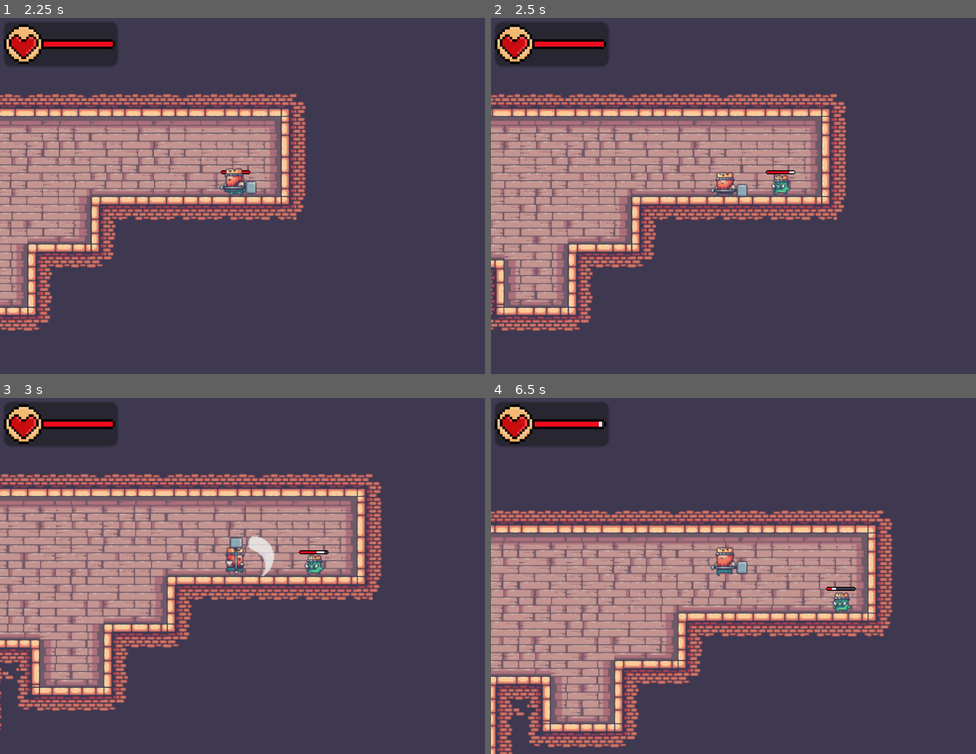
Above: before the commit, frames 1-4 (two rows, left to right).
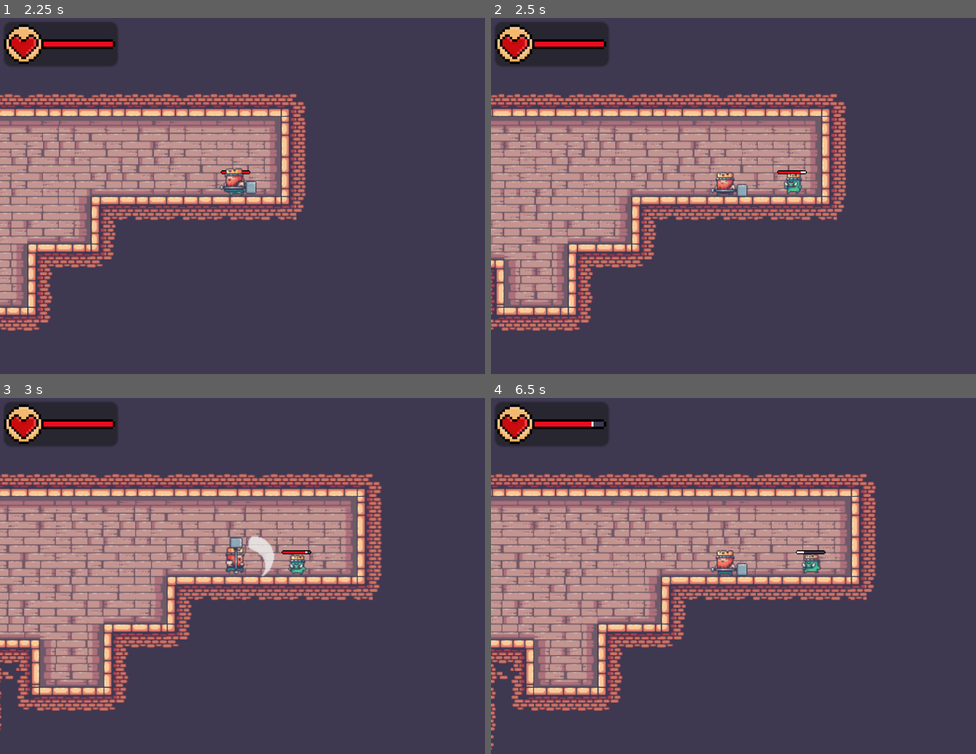
Above: after the commit, the same moments.

Repository: YasserHage/kings_and_pigs
Game: Godot game, scene res://game/maps/main/world.tscn
Same seed, same stepped clock (60 frames per second), same inputs: the game is played once before the commit and once after it.
Inputs (mouse positions are in pixels of both pictures, inside the frame that each line leads up to):
- Up to frame 1 (2.25 s): tap Enter at 0.5 s; move the mouse to (349, 178) at 0.52 s; press the mouse at (349, 178) at 0.53 s; hold Right (ui_right) 0.53-2.03 s; tap Space (jump) at 0.77, 1.52 s; move the mouse to (145, 213) at 1.27 s; release the mouse at (145, 213) at 1.28 s; click (145, 213) at 1.35 s; move the mouse to (291, 117) at 2.02 s; press the mouse at (291, 117) at 2.03 s; hold Left (ui_left) from 2.03 s (still down)
- Up to frame 2 (2.5 s): keep holding Left (ui_left)
- Up to frame 3 (3 s): move the mouse to (218, 647) at 2.77 s; release Left (ui_left) at 2.78 s; release the mouse at (218, 647) at 2.78 s; hold Right (ui_right) from 2.78 s (still down); click (218, 647) at 2.85 s
- Up to frame 4 (6.5 s): tap Space (jump) at 3.02, 3.77, 4.52, 6.02 s; move the mouse to (879, 629) at 3.52 s; press the mouse at (879, 629) at 3.53 s; move the mouse to (588, 522) at 4.27 s; release Right (ui_right) at 4.28 s; release the mouse at (588, 522) at 4.28 s; hold Left (ui_left) 4.28-5.03 s; click (588, 522) at 4.35 s; move the mouse to (757, 576) at 5.02 s; press the mouse at (757, 576) at 5.03 s; hold Right (ui_right) 5.03-5.78 s; move the mouse to (660, 487) at 5.77 s; release the mouse at (660, 487) at 5.78 s; hold Left (ui_left) from 5.78 s (still down); click (660, 487) at 5.85 s

Frame 1 is identical in both runs. In frame 2, 0.4% of the frame differs, in the area x 56-66%, y 42-50%; in frame 3, 0.4%; in frame 4, 38%, in the area x 0-83%, y 6-100%.

Commit message:
Hit animations and status

Diff:
--- /dev/null
+++ b/game/characters/enemies/king_pig/hit.gd
@@ -0,0 +1,18 @@
+extends CharacterState
+
+@export
+var hurt_box: HurtBoxComponent
+@export
+var chase_state: State
+
+func enter() -> void:
+	hurt_box.monitoring = false
+	super()
+
+func processFrame(delta: float) -> State:
+	if !parent.animations.is_playing():
+		return chase_state
+	return null
+
+func exit() -> void:
+	hurt_box.monitoring = true
--- a/game/characters/enemies/king_pig/king_pig.tscn
+++ b/game/characters/enemies/king_pig/king_pig.tscn
@@ -13,6 +13,8 @@
 [ext_resource type="Script" path="res://game/common/components/hurtbox_component.gd" id="7_mmakf"]
 [ext_resource type="Script" path="res://game/common/components/hitbox_component.gd" id="8_evr8b"]
 [ext_resource type="Script" path="res://game/characters/enemies/king_pig/scripts/chase.gd" id="8_fgqie"]
+[ext_resource type="Texture2D" uid="uid://d1mg21yed73j8" path="res://assets/characters/enemies/king_pig/hit_sprite.png" id="8_rprdy"]
+[ext_resource type="Script" path="res://game/characters/enemies/king_pig/hit.gd" id="15_t1u4g"]
 
 [sub_resource type="RectangleShape2D" id="RectangleShape2D_276l7"]
 size = Vector2(14, 20)
@@ -202,6 +204,42 @@
 "transitions": PackedFloat32Array(1),
 "update": 1,
 "values": [0]
+}
+tracks/15/type = "value"
+tracks/15/imported = false
+tracks/15/enabled = true
+tracks/15/path = NodePath("SpriteController/HitSprite:frame")
+tracks/15/interp = 1
+tracks/15/loop_wrap = true
+tracks/15/keys = {
+"times": PackedFloat32Array(0),
+"transitions": PackedFloat32Array(1),
+"update": 1,
+"values": [0]
+}
+tracks/16/type = "value"
+tracks/16/imported = false
+tracks/16/enabled = true
+tracks/16/path = NodePath("SpriteController/HitSprite:offset")
+tracks/16/interp = 1
+tracks/16/loop_wrap = true
+tracks/16/keys = {
+"times": PackedFloat32Array(0),
+"transitions": PackedFloat32Array(1),
+"update": 0,
+"values": [Vector2(0, 0)]
+}
+tracks/17/type = "value"
+tracks/17/imported = false
+tracks/17/enabled = true
+tracks/17/path = NodePath("SpriteController/HitSprite:flip_h")
+tracks/17/interp = 1
+tracks/17/loop_wrap = true
+tracks/17/keys = {
+"times": PackedFloat32Array(0),
+"transitions": PackedFloat32Array(1),
+"update": 1,
+"values": [false]
 }
 
 [sub_resource type="Animation" id="Animation_7q611"]
@@ -730,11 +768,93 @@
 "values": [Vector2(55, -38)]
 }
 
+[sub_resource type="Animation" id="Animation_oiryr"]
+resource_name = "hit_right"
+length = 0.3
+tracks/0/type = "value"
+tracks/0/imported = false
+tracks/0/enabled = true
+tracks/0/path = NodePath("SpriteController/HitSprite:frame")
+tracks/0/interp = 1
+tracks/0/loop_wrap = true
+tracks/0/keys = {
+"times": PackedFloat32Array(0, 0.2),
+"transitions": PackedFloat32Array(1, 1),
+"update": 1,
+"values": [0, 1]
+}
+tracks/1/type = "value"
+tracks/1/imported = false
+tracks/1/enabled = true
+tracks/1/path = NodePath("SpriteController/HitSprite:offset")
+tracks/1/interp = 1
+tracks/1/loop_wrap = true
+tracks/1/keys = {
+"times": PackedFloat32Array(0),
+"transitions": PackedFloat32Array(1),
+"update": 0,
+"values": [Vector2(2, 0)]
+}
+tracks/2/type = "value"
+tracks/2/imported = false
+tracks/2/enabled = true
+tracks/2/path = NodePath("SpriteController/HitSprite:flip_h")
+tracks/2/interp = 1
+tracks/2/loop_wrap = true
+tracks/2/keys = {
+"times": PackedFloat32Array(0),
+"transitions": PackedFloat32Array(1),
+"update": 1,
+"values": [true]
+}
+
+[sub_resource type="Animation" id="Animation_lgtwn"]
+resource_name = "hit_left"
+length = 0.5
+tracks/0/type = "value"
+tracks/0/imported = false
+tracks/0/enabled = true
+tracks/0/path = NodePath("SpriteController/HitSprite:frame")
+tracks/0/interp = 1
+tracks/0/loop_wrap = true
+tracks/0/keys = {
+"times": PackedFloat32Array(0, 0.3),
+"transitions": PackedFloat32Array(1, 1),
+"update": 1,
+"values": [0, 1]
+}
+tracks/1/type = "value"
+tracks/1/imported = false
+tracks/1/enabled = true
+tracks/1/path = NodePath("SpriteController/HitSprite:offset")
+tracks/1/interp = 1
+tracks/1/loop_wrap = true
+tracks/1/keys = {
+"times": PackedFloat32Array(0),
+"transitions": PackedFloat32Array(1),
+"update": 0,
+"values": [Vector2(0, 0)]
+}
+tracks/2/type = "value"
+tracks/2/imported = false
+tracks/2/enabled = true
+tracks/2/path = NodePath("SpriteController/HitSprite:flip_h")
+tracks/2/interp = 1
+tracks/2/loop_wrap = true
+tracks/2/keys = {
+"times": PackedFloat32Array(0),
+"transitions": PackedFloat32Array(1),
+"update": 1,
+"values": [false]
+}
+
 [sub_resource type="AnimationLibrary" id="AnimationLibrary_t4hkd"]
 _data = {
 "RESET": SubResource("Animation_w0ccw"),
 "attack_left": SubResource("Animation_7q611"),
 "attack_right": SubResource("Animation_2ohat"),
+"hit_left": SubResource("Animation_lgtwn"),
+"hit_right": SubResource("Animation_oiryr"),
 "idle_left": SubResource("Animation_l1jaj"),
 "idle_right": SubResource("Animation_gshle"),
 "run_left": SubResource("Animation_76442"),
@@ -749,13 +869,14 @@
 [sub_resource type="CapsuleShape2D" id="CapsuleShape2D_eyhab"]
 radius = 5.42857
 
-[node name="KingPig" type="CharacterBody2D" node_paths=PackedStringArray("animations", "state_machine")]
+[node name="KingPig" type="CharacterBody2D" node_paths=PackedStringArray("animations", "state_machine", "hit_state")]
 collision_layer = 4
 collision_mask = 33
 script = ExtResource("1_kerpc")
 speed = 60
 animations = NodePath("AnimationPlayer")
 state_machine = NodePath("StateMachine")
+hit_state = NodePath("StateMachine/Hit")
 
 [node name="HealthBarComponent" parent="." instance=ExtResource("3_slv64")]
 offset_left = -15.0
@@ -783,8 +904,13 @@
 hframes = 6
 
 [node name="AttackSprite" type="Sprite2D" parent="SpriteController"]
+visible = false
 texture = ExtResource("5_t67ft")
 hframes = 5
+
+[node name="HitSprite" type="Sprite2D" parent="SpriteController"]
+texture = ExtResource("8_rprdy")
+hframes = 2
 
 [node name="HurtBoxComponent" type="Area2D" parent="."]
 collision_layer = 0
@@ -801,7 +927,7 @@
 collision_mask = 0
 script = ExtResource("8_evr8b")
 damage = 10
-knockback_power = 50
+knockback_power = 5
 
 [node name="CollisionShape2D" type="CollisionShape2D" parent="HitBoxComponent"]
 position = Vector2(-14, -16)
@@ -867,6 +993,14 @@
 
 [node name="AttackCooldown" type="Timer" parent="StateMachine/Chase"]
 
+[node name="Hit" type="Node" parent="StateMachine" node_paths=PackedStringArray("hurt_box", "chase_state", "sprite")]
+script = ExtResource("15_t1u4g")
+hurt_box = NodePath("../../HurtBoxComponent")
+chase_state = NodePath("../Chase")
+animation_name = "hit"
+direction = "right"
+sprite = NodePath("../../SpriteController/HitSprite")
+
 [connection signal="health_updated" from="HealthComponent" to="HealthBarComponent" method="update_health"]
 [connection signal="max_health_updated" from="HealthComponent" to="HealthBarComponent" method="update_max_health"]
 [connection signal="hurt_box_hit" from="HurtBoxComponent" to="." method="_on_hurt_box_hit"]
--- a/game/characters/enemies/king_pig/scripts/chase.gd
+++ b/game/characters/enemies/king_pig/scripts/chase.gd
@@ -18,6 +18,7 @@
 var stopChase = false
 
 func enter() -> void:
+	stopChase = false
 	isAttacking = false
 	super()
 
--- /dev/null
+++ b/game/characters/players/king/hit.gd
@@ -0,0 +1,18 @@
+extends CharacterState
+
+@export
+var hurt_box: HurtBoxComponent
+@export
+var idle_state: State
+
+func enter() -> void:
+	hurt_box.monitoring = false
+	super()
+
+func processFrame(delta: float) -> State:
+	if !parent.animations.is_playing():
+		return idle_state
+	return null
+
+func exit() -> void:
+	hurt_box.monitoring = true
--- a/game/characters/players/king/king.tscn
+++ b/game/characters/players/king/king.tscn
@@ -11,9 +11,11 @@
 [ext_resource type="Texture2D" uid="uid://cr8g3ad7fem2i" path="res://assets/characters/players/king/king_attack_sprite.png" id="7_ef28f"]
 [ext_resource type="Script" path="res://game/common/states/state_machine.gd" id="8_5gh6x"]
 [ext_resource type="Script" path="res://game/common/components/health_component.gd" id="8_jd3bn"]
+[ext_resource type="Texture2D" uid="uid://1pq2pthatex7" path="res://assets/characters/players/king/hit_sprite.png" id="8_r2gyx"]
 [ext_resource type="Script" path="res://game/characters/players/king/scripts/Jump.gd" id="9_86cde"]
 [ext_resource type="Script" path="res://game/common/components/hurtbox_component.gd" id="9_bpi7f"]
 [ext_resource type="Script" path="res://game/common/components/hitbox_component.gd" id="9_vgpw8"]
+[ext_resource type="Script" path="res://game/characters/players/king/hit.gd" id="16_04kql"]
 
 [sub_resource type="Animation" id="Animation_ogaut"]
 length = 0.001
@@ -220,6 +222,42 @@
 "transitions": PackedFloat32Array(1),
 "update": 1,
 "values": [0]
+}
+tracks/17/type = "value"
+tracks/17/imported = false
+tracks/17/enabled = true
+tracks/17/path = NodePath("SpriteController/HitSprite:frame")
+tracks/17/interp = 1
+tracks/17/loop_wrap = true
+tracks/17/keys = {
+"times": PackedFloat32Array(0),
+"transitions": PackedFloat32Array(1),
+"update": 1,
+"values": [1]
+}
+tracks/18/type = "value"
+tracks/18/imported = false
+tracks/18/enabled = true
+tracks/18/path = NodePath("SpriteController/HitSprite:flip_h")
+tracks/18/interp = 1
+tracks/18/loop_wrap = true
+tracks/18/keys = {
+"times": PackedFloat32Array(0),
+"transitions": PackedFloat32Array(1),
+"update": 1,
+"values": [false]
+}
+tracks/19/type = "value"
+tracks/19/imported = false
+tracks/19/enabled = true
+tracks/19/path = NodePath("SpriteController/HitSprite:offset")
+tracks/19/interp = 1
+tracks/19/loop_wrap = true
+tracks/19/keys = {
+"times": PackedFloat32Array(0),
+"transitions": PackedFloat32Array(1),
+"update": 0,
+"values": [Vector2(0, 0)]
 }
 
 [sub_resource type="Animation" id="Animation_gyjue"]
@@ -454,6 +492,86 @@
 "values": [Vector2(0, 0)]
 }
 
+[sub_resource type="Animation" id="Animation_d68kx"]
+resource_name = "hit_left"
+length = 0.3
+tracks/0/type = "value"
+tracks/0/imported = false
+tracks/0/enabled = true
+tracks/0/path = NodePath("SpriteController/HitSprite:frame")
+tracks/0/interp = 1
+tracks/0/loop_wrap = true
+tracks/0/keys = {
+"times": PackedFloat32Array(0, 0.2),
+"transitions": PackedFloat32Array(1, 1),
+"update": 1,
+"values": [0, 1]
+}
+tracks/1/type = "value"
+tracks/1/imported = false
+tracks/1/enabled = true
+tracks/1/path = NodePath("SpriteController/HitSprite:flip_h")
+tracks/1/interp = 1
+tracks/1/loop_wrap = true
+tracks/1/keys = {
+"times": PackedFloat32Array(0),
+"transitions": PackedFloat32Array(1),
+"update": 1,
+"values": [true]
+}
+tracks/2/type = "value"
+tracks/2/imported = false
+tracks/2/enabled = true
+tracks/2/path = NodePath("SpriteController/HitSprite:offset")
+tracks/2/interp = 1
+tracks/2/loop_wrap = true
+tracks/2/keys = {
+"times": PackedFloat32Array(0),
+"transitions": PackedFloat32Array(1),
+"update": 0,
+"values": [Vector2(-16, 0)]
+}
+
+[sub_resource type="Animation" id="Animation_xu8gj"]
+resource_name = "hit_right"
+length = 0.3
+tracks/0/type = "value"
+tracks/0/imported = false
+tracks/0/enabled = true
+tracks/0/path = NodePath("SpriteController/HitSprite:frame")
+tracks/0/interp = 1
+tracks/0/loop_wrap = true
+tracks/0/keys = {
+"times": PackedFloat32Array(0, 0.2),
+"transitions": PackedFloat32Array(1, 1),
+"update": 1,
+"values": [0, 1]
+}
+tracks/1/type = "value"
+tracks/1/imported = false
+tracks/1/enabled = true
+tracks/1/path = NodePath("SpriteController/HitSprite:flip_h")
+tracks/1/interp = 1
+tracks/1/loop_wrap = true
+tracks/1/keys = {
+"times": PackedFloat32Array(0),
+"transitions": PackedFloat32Array(1),
+"update": 1,
+"values": [false]
+}
+tracks/2/type = "value"
+tracks/2/imported = false
+tracks/2/enabled = true
+tracks/2/path = NodePath("SpriteController/HitSprite:offset")
+tracks/2/interp = 1
+tracks/2/loop_wrap = true
+tracks/2/keys = {
+"times": PackedFloat32Array(0),
+"transitions": PackedFloat32Array(1),
+"update": 0,
+"values": [Vector2(0, 0)]
+}
+
 [sub_resource type="Animation" id="Animation_ton6j"]
 resource_name = "idle_left"
 length = 1.5
@@ -683,6 +801,8 @@
 "attack_right": SubResource("Animation_ceas8"),
 "fall_left": SubResource("Animation_043ms"),
 "fall_right": SubResource("Animation_c4vs1"),
+"hit_left": SubResource("Animation_d68kx"),
+"hit_right": SubResource("Animation_xu8gj"),
 "idle_left": SubResource("Animation_ton6j"),
 "idle_right": SubResource("Animation_mccor"),
 "jump_left": SubResource("Animation_a78ir"),
@@ -701,12 +821,13 @@
 [sub_resource type="RectangleShape2D" id="RectangleShape2D_bblby"]
 size = Vector2(20, 25)
 
-[node name="King" type="CharacterBody2D" node_paths=PackedStringArray("animations", "state_machine")]
+[node name="King" type="CharacterBody2D" node_paths=PackedStringArray("animations", "state_machine", "hit_state")]
 collision_layer = 2
 script = ExtResource("1_38elm")
 speed = 200
 animations = NodePath("AnimationPlayer")
 state_machine = NodePath("StateMachine")
+hit_state = NodePath("StateMachine/Hit")
 
 [node name="SpriteController" type="Node2D" parent="."]
 position = Vector2(0, -15)
@@ -735,8 +856,14 @@
 texture = ExtResource("6_inhpl")
 
 [node name="AttackSprite" type="Sprite2D" parent="SpriteController"]
+visible = false
 texture = ExtResource("7_ef28f")
 hframes = 3
+
+[node name="HitSprite" type="Sprite2D" parent="SpriteController"]
+texture = ExtResource("8_r2gyx")
+hframes = 2
+frame = 1
 
 [node name="AnimationPlayer" type="AnimationPlayer" parent="."]
 libraries = {
@@ -818,6 +945,14 @@
 direction = "right"
 sprite = NodePath("../../SpriteController/JumpSprite")
 
+[node name="Hit" type="Node" parent="StateMachine" node_paths=PackedStringArray("hurt_box", "idle_state", "sprite")]
+script = ExtResource("16_04kql")
+hurt_box = NodePath("../../HurtBoxComponent")
+idle_state = NodePath("../Idle")
+animation_name = "hit"
+direction = "right"
+sprite = NodePath("../../SpriteController/HitSprite")
+
 [connection signal="health_updated" from="HealthComponent" to="." method="_on_health_component_health_updated"]
 [connection signal="max_health_updated" from="HealthComponent" to="." method="_on_health_component_max_health_updated"]
 [connection signal="hurt_box_hit" from="HurtBoxComponent" to="." method="_on_hurt_box_hit"]
--- a/game/characters/scripts/character.gd
+++ b/game/characters/scripts/character.gd
@@ -6,6 +6,8 @@
 var animations: AnimationPlayer
 @export
 var state_machine: StateMachine
+@export
+var hit_state: State
 
 func  _ready():
 	state_machine.init(self)
@@ -20,7 +22,9 @@
 	state_machine.processFrame(delta)
 
 func _on_hurt_box_hit(hit_box:HitBoxComponent):
-# knockback and animation
+	if hit_state:
+		state_machine.force(hit_state)
+
 	var hitDirection:Vector2 = position - hit_box.global_position
 	knockback(hitDirection.normalized() * speed, hit_box.getKnockbackPower())
 
--- a/game/common/states/state_machine.gd
+++ b/game/common/states/state_machine.gd
@@ -3,25 +3,30 @@
 @export
 var starting_state: State
 var current_state: State
+var forcing_state: bool = false
 
 func init(parent) -> void:
 	for child in get_children():
 		child.setParent(parent)
 	changeState(starting_state)
 
+func force(state: State):
+	forcing_state = true
+	changeState(state)
+
 func processInput(event: InputEvent) -> void:
 	var newState = current_state.processInput(event)
-	if newState:
+	if newState && !forcing_state:
 		changeState(newState)
 
 func processFrame(delta: float) -> void:
 	var newState = current_state.processFrame(delta)
-	if newState:
+	if newState && !forcing_state:
 		changeState(newState)
 
 func processPhysics(delta: float) -> void:
 	var newState = current_state.processPhysics(delta)
-	if newState:
+	if newState && !forcing_state:
 		changeState(newState)
 
 func changeState(newState: State) -> void:
@@ -31,3 +36,4 @@
 
 	current_state = newState
 	current_state.enter()
+	forcing_state = false
Binary file added: assets/characters/enemies/king_pig/hit_sprite.png
Not shown, added: assets/characters/enemies/king_pig/hit_sprite.png.import
Binary file added: assets/characters/players/king/hit_sprite.png
Not shown, added: assets/characters/players/king/hit_sprite.png.import
Not shown: 1 places in game/characters/enemies/king_pig/king_pig.tscn that only renumber resources
Not shown: 1 places in game/characters/players/king/king.tscn that only renumber resources
